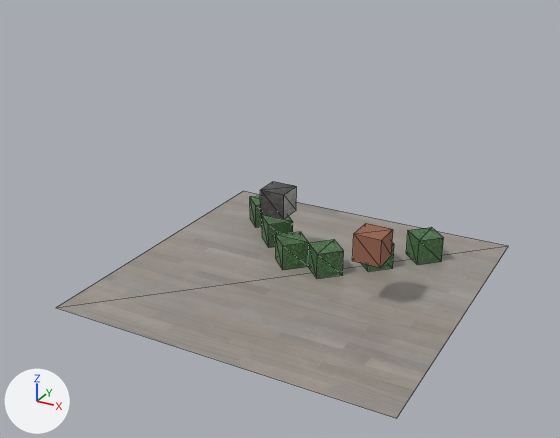
One commit to the glTF model resources/assets/gltf/cube.gltf: the scene before it, then after it.
Rendered twice from a 50 mm lens placed at (23.3, -45.3, 25.8), pointed at (-0.7, -1.8, 4.0). Arrows for +X, +Y and +Z are at lower left; the lights stay in place. Mesh edges are drawn as thin lines. Where no turn or scale is listed for an object, it has been applied to the vertices. Vertices at the same position are counted once.

Script lines for the objects in view, before the commit:
```python
me_cube_002 = bpy.data.meshes.new('Cube.002')
me_cube_002.from_pydata(...)  # 24 vertices, 36 faces; spans x -1.41..7.07, y -1.41..7.07, z -1.0..1.0
me_cube_002.materials.append(mat_green_tile)
me_cube_004 = bpy.data.meshes.new('Cube.004')
me_cube_004.from_pydata(...)  # a box spanning x -1.0..1.0, y -1.0..1.0, z -1.0..1.0
me_cube_004.materials.append(mat_scifi)
me_plane = bpy.data.meshes.new('Plane')
me_plane.from_pydata(...)  # 4 vertices, 2 faces; spans x -12.3..12.3, y -12.3..12.3, z 0.0
me_plane.materials.append(mat_wood)
ob_cube_002 = bpy.data.objects.new('Cube.002', me_cube_002)
ob_cube_002.location = (1.41, 1.41, 0.0)
ob_cube_004 = bpy.data.objects.new('Cube.004', me_cube_004)
ob_cube_004.location = (-3.17, 2.52, 3.39)
ob_plane = bpy.data.objects.new('Plane', me_plane)
ob_plane.location = (0.0, 0.0, -1.0)
# also in view: 'Cube.008' at (-4.2, 4.2, 0.0); 'Cube.003' at (6.0, -1.0, 3.2)
```
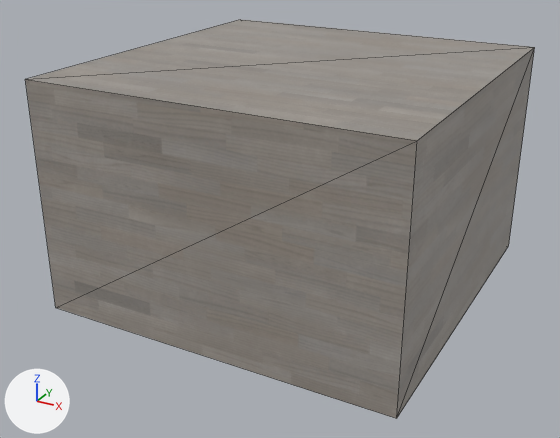
Where the change shows, as pixel boxes [x1, y1, x2, y2] in the pictures (560 x 438 px):
'Plane', reshaped (13% wider, 75% taller)
    before: [56, 191, 508, 419]
    after: [25, 19, 535, 419]
'Cube.002', deleted
    before: [308, 227, 443, 279]
part 1 of me_plane, added
    after: [25, 19, 535, 419]
'Cube.008', unchanged, covered by the edit
    before: [250, 196, 309, 270]
'Cube.003', unchanged, covered by the edit
    before: [353, 223, 393, 267]
'Cube.004', unchanged, covered by the edit
    before: [260, 181, 297, 219]

Diff of the bpy script that builds the scene:
```diff
--- a/resources/assets/gltf/cube.gltf.py
+++ b/resources/assets/gltf/cube.gltf.py
@@ me_plane @@
 # used by ob_plane; location = (0.0, 0.0, -1.0)
-me_plane.from_pydata(...)  # 4 vertices, 2 faces; spans x -12.3..12.3, y -12.3..12.3, z 0.0
+me_plane.from_pydata(...)  # 8 vertices, 12 faces; spans x -12.3..12.3, y -12.3..12.3, z 0.0..15.7
+# me_plane part 1
+# 4 vertices are added at (-12.3, 12.3, 15.7), (-12.3, -12.3, 15.7), (12.3, -12.3, 15.7), (12.3, 12.3, 15.7)
+# 10 new faces join them
 me_plane.materials.append(mat_wood)
@@ ob_cube_002 @@
-ob_cube_002 = bpy.data.objects.new('Cube.002', me_cube_002)
-ob_cube_002.location = (1.41, 1.41, 0.0)
```
